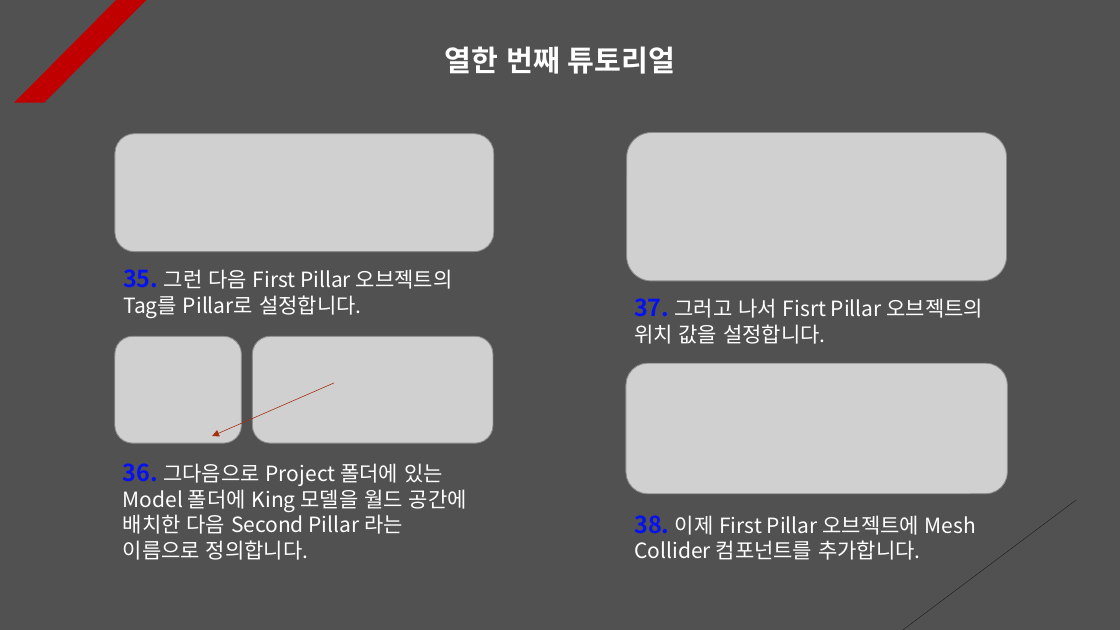
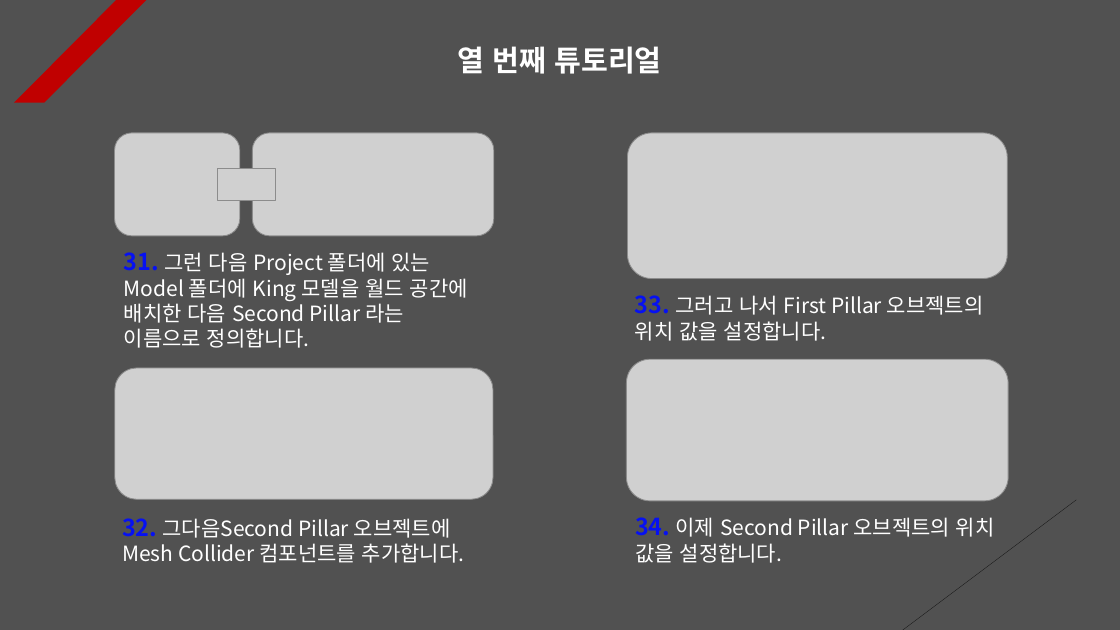
Before and after one commit to Unity2033/3D-UnityEngine, a slide deck: slide 10 of Assets/Physics/PPT Data/Physics Example.pptx (slide 11 before the commit). Drawn at 1120x630 pixels with LibreOffice and Linux fonts; fonts in the diff are those of the drawing; grey boxes stand for pictures. Boxes give left, top, right and bottom in pixels: in the first picture for what was removed or moved away, otherwise in the second. Text is boxed around its words. In the diff, an @@ line names an element or a change of style, - is before the commit and + after.

```diff
--- a/Assets/Physics/PPT Data/Physics Example.pptx
+++ b/Assets/Physics/PPT Data/Physics Example.pptx
@@ text at <box>458,46,662,74</box>: text changed @@
-열한 번째 튜토리얼
+열 번째 튜토리얼
@@ picture added at <box>114,133,239,236</box> @@
@@ picture: place and size @@
-picture at <box>115,134,494,251</box>
+picture at <box>252,133,493,236</box>
@@ picture added at <box>218,168,276,201</box> @@
@@ text removed at <box>123,269,453,318</box> @@
-35. 그런 다음 First Pillar 오브젝트의 Tag를 Pillar로 설정합니다.
@@ text at <box>124,252,468,348</box>: text changed @@
-36. 그다음으로 Project 폴더에 있는 Model 폴더에 King 모델을 월드 공간에 배치한 다음 Second Pillar 라는 이름으로 정의합니다.
+31. 그런 다음 Project 폴더에 있는 Model 폴더에 King 모델을 월드 공간에 배치한 다음 Second Pillar 라는 이름으로 정의합니다.
@@ text at <box>635,295,984,341</box>: text changed @@
-37. 그러고 나서 Fisrt Pillar 오브젝트의 위치 값을 설정합니다.
+33. 그러고 나서 First Pillar 오브젝트의 위치 값을 설정합니다.
@@ picture removed at <box>115,336,242,443</box> @@
@@ picture removed at <box>252,336,492,443</box> @@
@@ picture: place and size @@
-picture at <box>626,363,1007,493</box>
+picture at <box>115,368,493,499</box>
@@ arrow removed from (334, 383) to (212, 436) @@
@@ picture added at <box>627,360,1008,502</box> @@
@@ text added at <box>122,518,464,563</box>, 18 pt, text #FFFFFF @@
+32. 그다음Second Pillar 오브젝트에 Mesh Collider 컴포넌트를 추가합니다.
@@ text at <box>635,517,995,563</box>: text changed @@
-38. 이제 First Pillar 오브젝트에 Mesh Collider 컴포넌트를 추가합니다.
+34. 이제 Second Pillar 오브젝트의 위치 값을 설정합니다.
```
Also in this commit, not shown: 12 other slides changed, 3 slides added, 1 slide removed, 14 other files.
